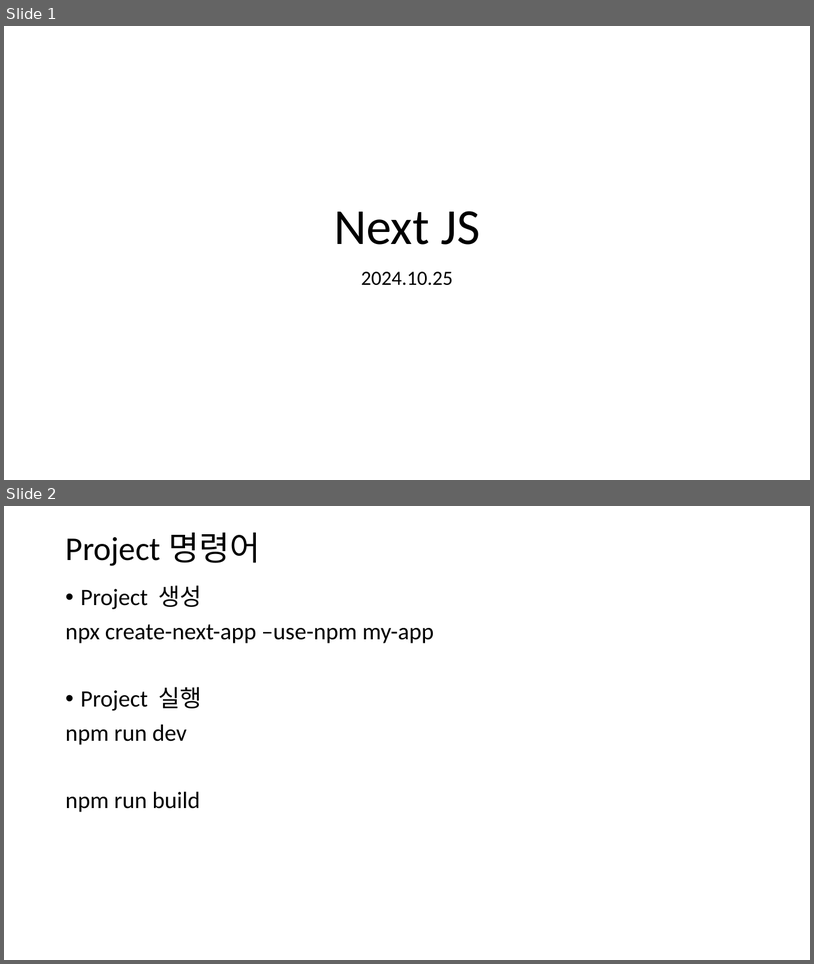
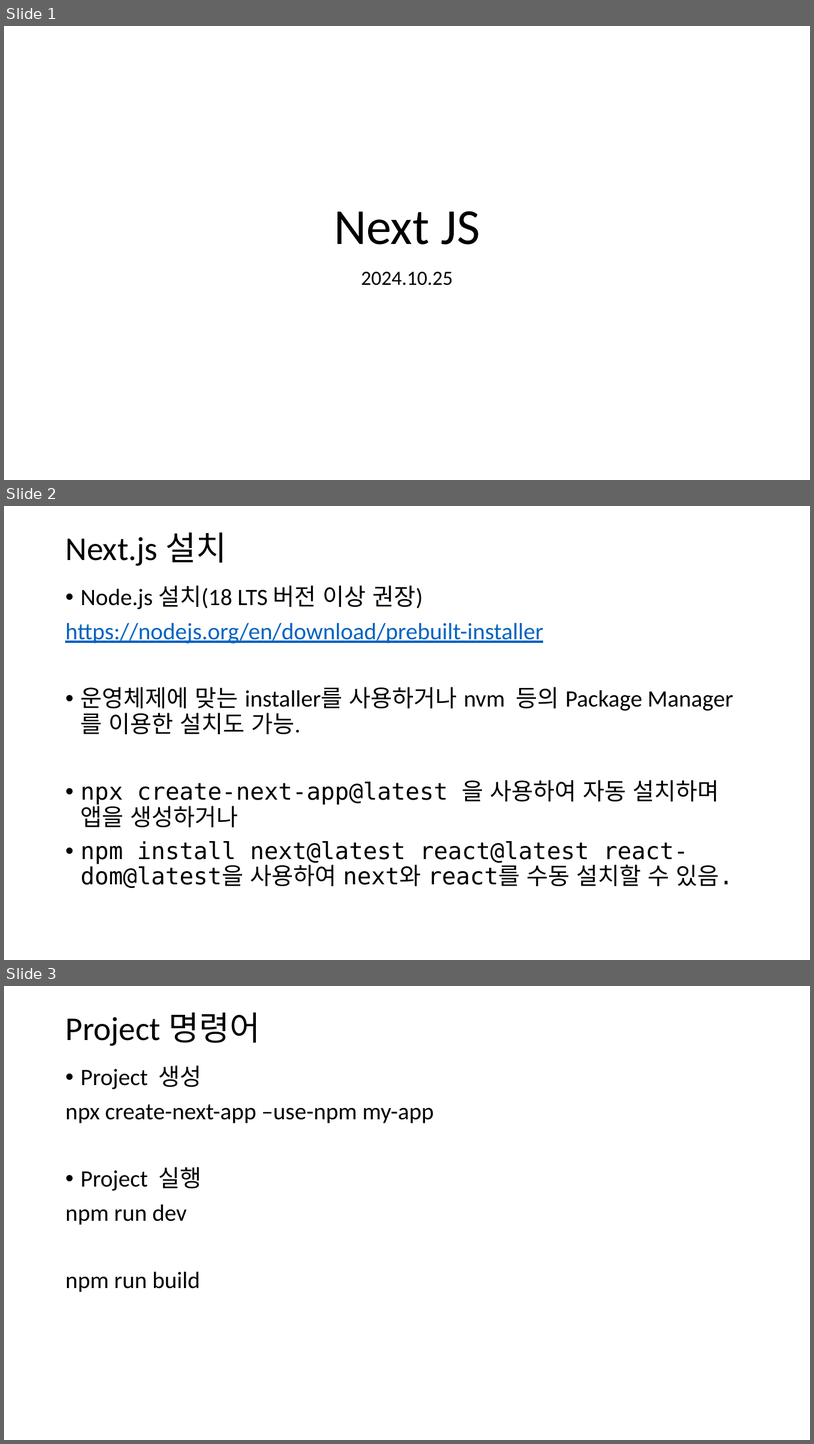
Before and after one commit to eleutheria80/bootstrap, a slide deck: documents/nextjs.pptx. Shown one above the other, each under a label of ours: slides 1 and 2 before the commit, slides 1, 2 and 3 after it. The pictures are 814x964 and 814x1444 pixels, drawn with LibreOffice and Linux fonts; fonts in the diff are those of the drawing. Boxes give left, top, right and bottom in pixels: in the first picture for what was removed or moved away, otherwise in the second. Text is boxed around its words. In the diff, an @@ line names an element or a change of style, - is before the commit and + after.

```diff
--- a/documents/nextjs.pptx
+++ b/documents/nextjs.pptx
@@ slide 2 added at [4,506,810,960], background #FFFFFF @@
@@ title added at [65,532,227,566], 39.6 pt, text #000000 @@
+Next.js 설치
@@ text added at [65,585,734,888], 28 pt, text #000000 @@
+• Node.js 설치(18 LTS 버전 이상 권장)
+https://nodejs.org/en/download/prebuilt-installer
+• 운영체제에 맞는 installer를 사용하거나 nvm 등의 Package Manager를 이용한 설치도 가능.
+• npx create-next-app@latest 을 사용하여 자동 설치하며 앱을 생성하거나
+• npm install next@latest react@latest react-dom@latest을 사용하여 next와 react를 수동 설치할 수 있음.
@@ what was slide 2 is now slide 3 @@
```
Also in this commit, not shown: 2 slides changed, 2 other slides added, 3 other files.
